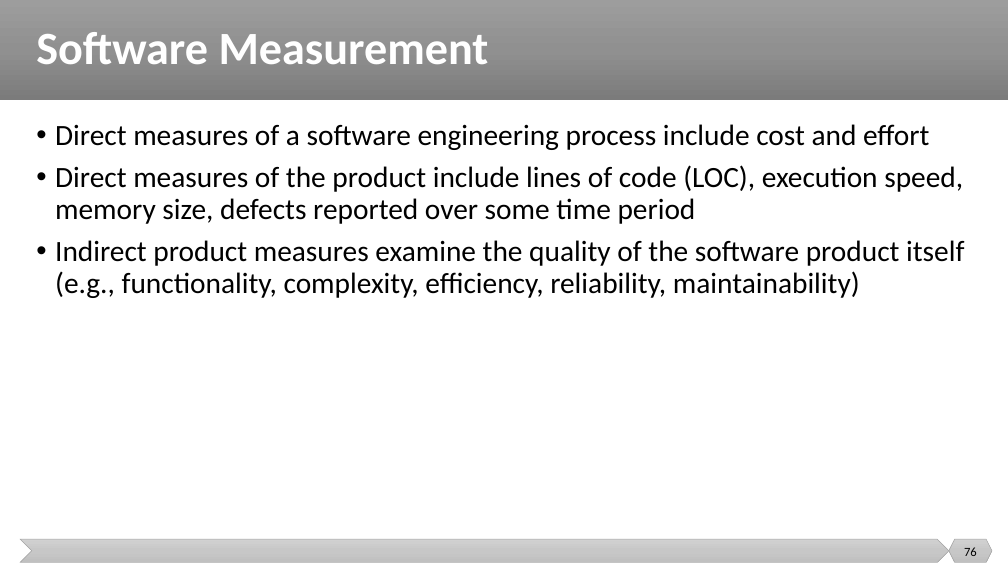
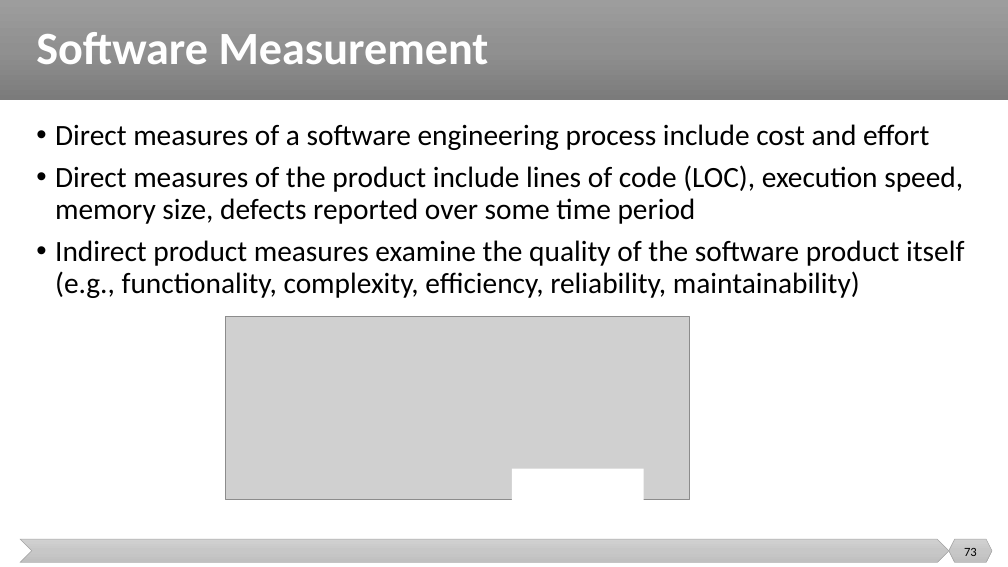
Before and after one commit to malenezi/malenezi, a slide deck: slide 73 of SE423/Lectures/7-Quality/Quality.pptx (slide 76 before the commit). Drawn at 1008x567 pixels with LibreOffice and Linux fonts; fonts in the diff are those of the drawing; grey boxes stand for pictures. Boxes give left, top, right and bottom in pixels: in the first picture for what was removed or moved away, otherwise in the second. Text is boxed around its words. In the diff, an @@ line names an element or a change of style, - is before the commit and + after.

```diff
--- a/SE423/Lectures/7-Quality/Quality.pptx
+++ b/SE423/Lectures/7-Quality/Quality.pptx
@@ picture added at <box>226,316,690,500</box> @@
@@ rectangle added at <box>512,469,644,509</box>, fill #FFFFFF @@
@@ page number at <box>964,548,977,556</box>: text changed @@
-76
+73
```
Also in this commit, not shown: 11 other slides changed, 3 slides removed, 2 other files.
